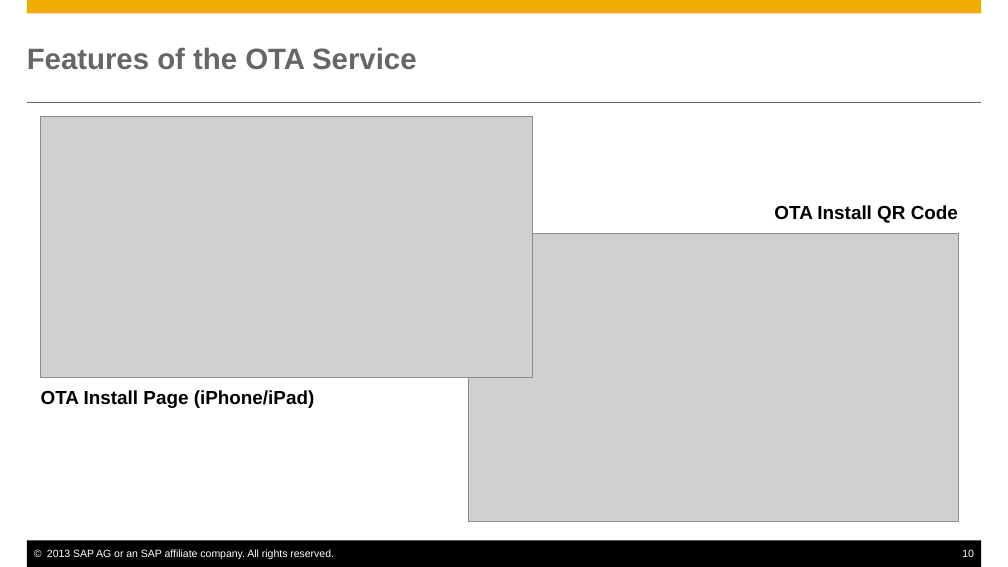
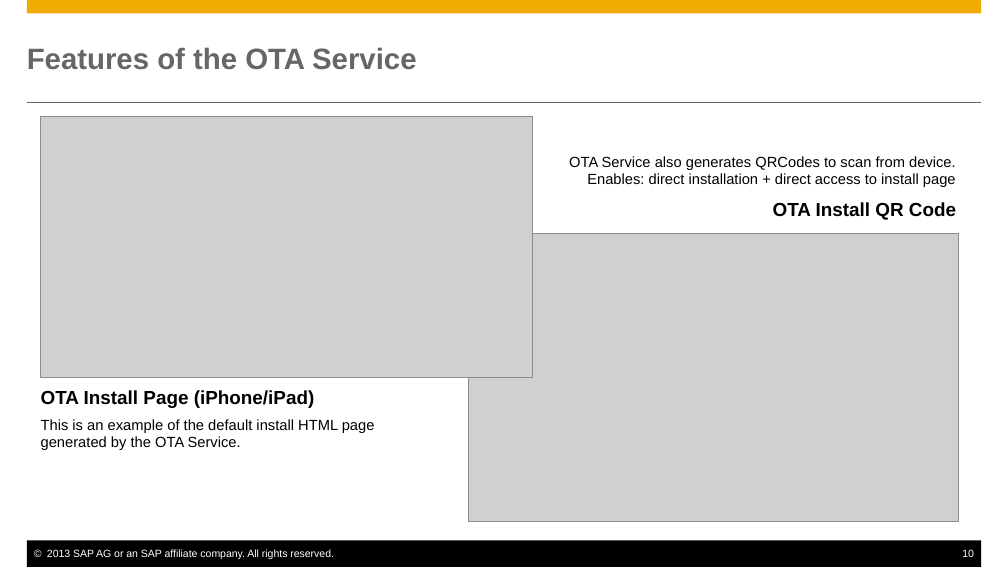
Before and after one commit to sap-production/OTAService, a slide deck: slide 10 of docs/OTAService.pptx. Drawn at 1008x567 pixels with LibreOffice and Linux fonts; fonts in the diff are those of the drawing; grey boxes stand for pictures. Boxes give left, top, right and bottom in pixels: in the first picture for what was removed or moved away, otherwise in the second. Text is boxed around its words. In the diff, an @@ line names an element or a change of style, - is before the commit and + after.

```diff
--- a/docs/OTAService.pptx
+++ b/docs/OTAService.pptx
@@ text "OTA Service also generates QRCodes ...": place and size @@
-text "OTA Service also generates QRCodes ..." at [774, 205, 958, 223]
+text "OTA Service also generates QRCodes ..." at [569, 156, 956, 220]
@@ text at [569, 156, 956, 187]: paragraph added @@
+OTA Service also generates QRCodes to scan from device.
+Enables: direct installation + direct access to install page
@@ text at [41, 419, 375, 450]: paragraph added @@
+This is an example of the default install HTML page
+generated by the OTA Service.
```
Also in this commit, not shown: 10 other slides changed.
